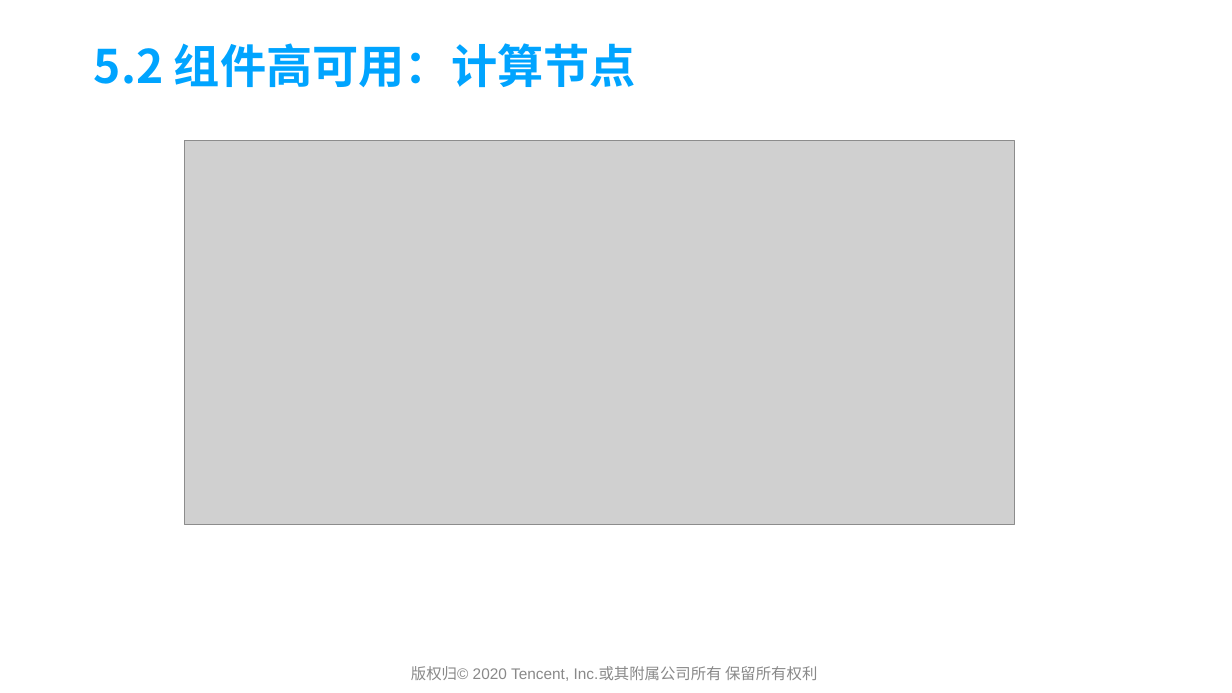
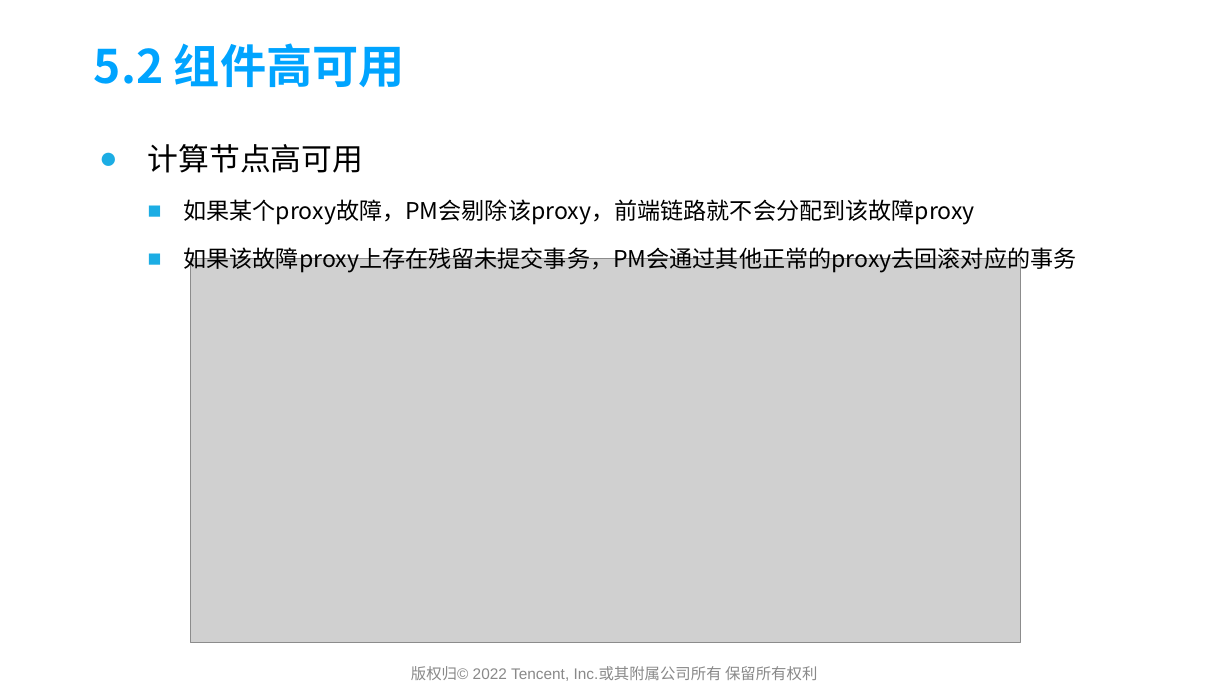
Before and after one commit to yedushusheng/mysql-learning, a slide deck: slide 32 of 28. OLTP/GoldenDB产品简介及架构解析.pptx. Drawn at 1232x693 pixels with LibreOffice and Linux fonts; fonts in the diff are those of the drawing; grey boxes stand for pictures; background and template pictures are left out. Boxes give left, top, right and bottom in pixels: in the first picture for what was removed or moved away, otherwise in the second. Text is boxed around its words. In the diff, an @@ line names an element or a change of style, - is before the commit and + after.

```diff
--- a/28. OLTP/GoldenDB产品简介及架构解析.pptx
+++ b/28. OLTP/GoldenDB产品简介及架构解析.pptx
@@ title at [94, 43, 405, 87]: text changed @@
-5.2 组件高可用：计算节点
+5.2 组件高可用
@@ text added at [148, 144, 1077, 273], 18 pt, text #000000 @@
+● 计算节点高可用
+  ■ 如果某个proxy故障，PM会剔除该proxy，前端链路就不会分配到该故障proxy
+  ■ 如果该故障proxy上存在残留未提交事务，PM会通过其他正常的proxy去回滚对应的事务
@@ picture: place and size @@
-picture at [184, 140, 1014, 524]
+picture at [190, 259, 1020, 642]
@@ text at [411, 666, 817, 681]: text changed @@
-版权归© 2020 Tencent, Inc.或其附属公司所有 保留所有权利
+版权归© 2022 Tencent, Inc.或其附属公司所有 保留所有权利
```
Also in this commit, not shown: 48 other slides changed, 3 slides added.
